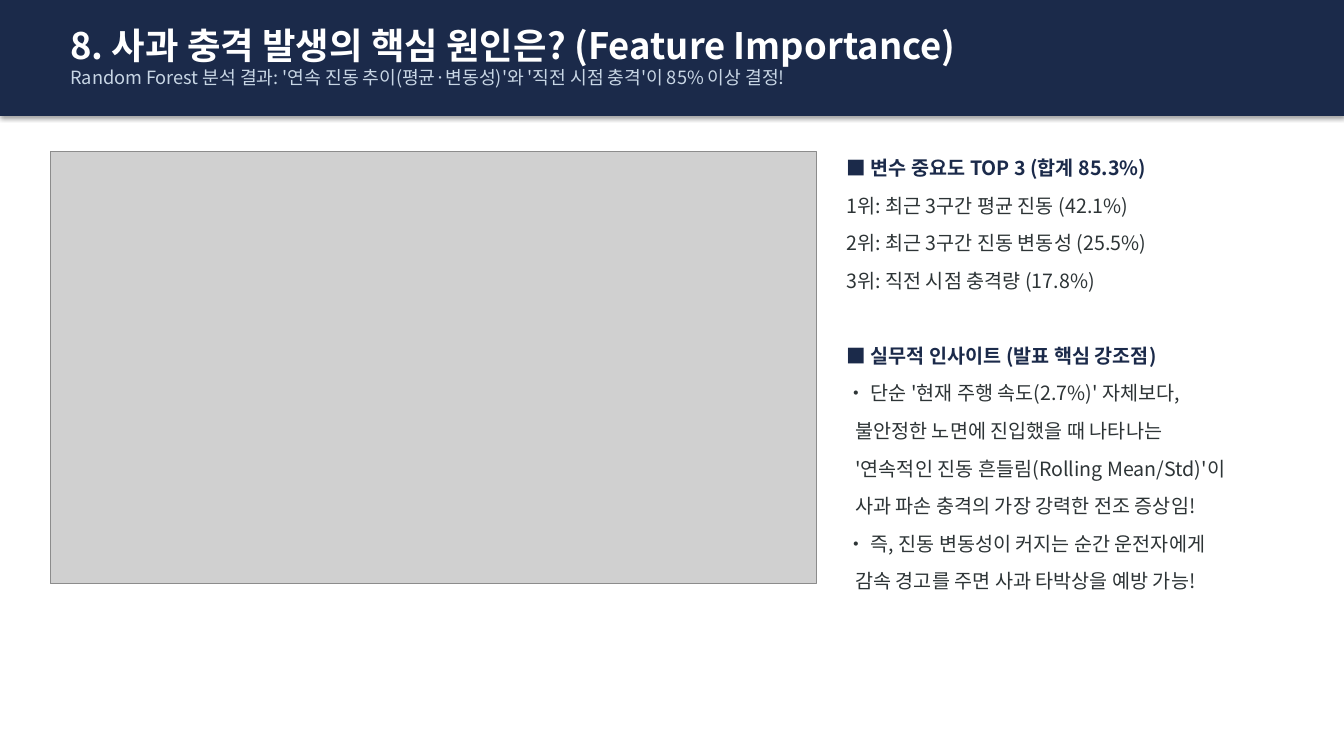
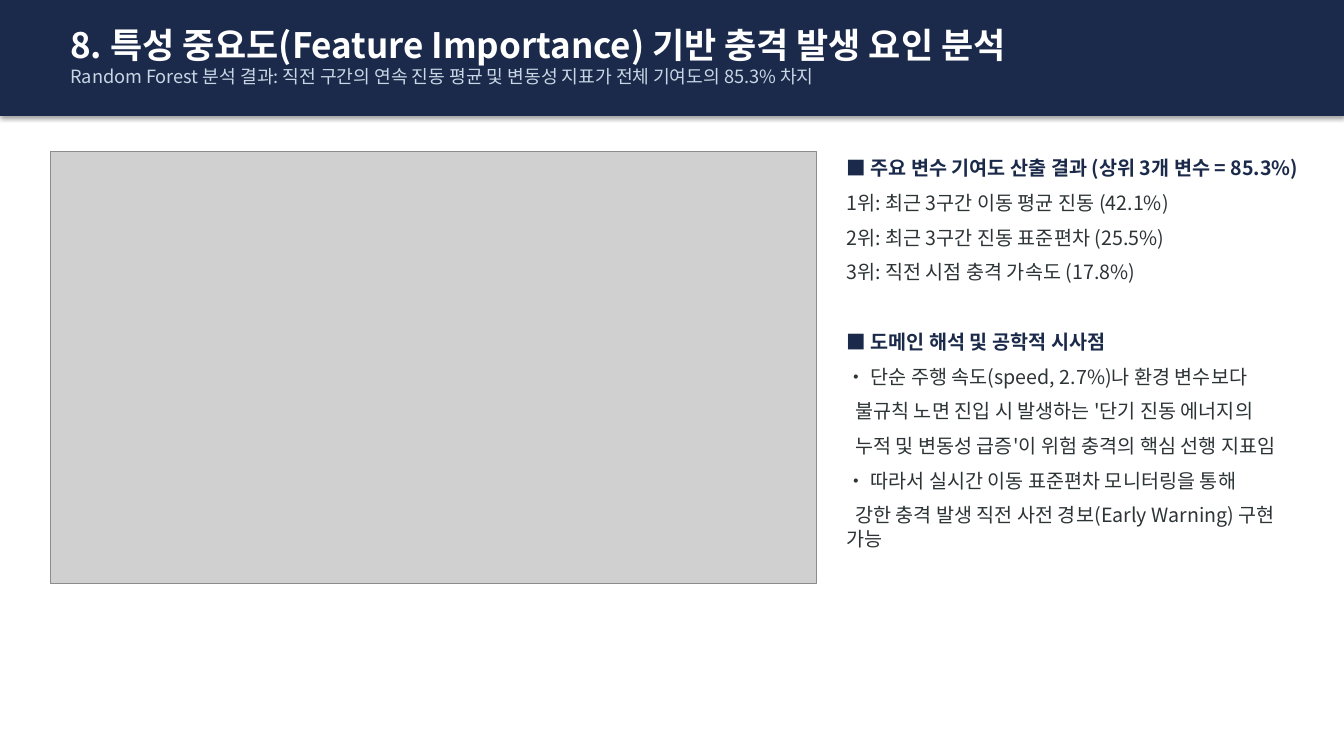
Before and after one commit to sungmin9910/prediction, a slide deck: slide 9 of 사과_운송_이상충격_예측_발표자료.pptx. Drawn at 1344x756 pixels with LibreOffice and Linux fonts; fonts in the diff are those of the drawing; grey boxes stand for pictures. Boxes give left, top, right and bottom in pixels: in the first picture for what was removed or moved away, otherwise in the second. Text is boxed around its words. In the diff, an @@ line names an element or a change of style, - is before the commit and + after.

```diff
--- a/사과_운송_이상충격_예측_발표자료.pptx
+++ b/사과_운송_이상충격_예측_발표자료.pptx
@@ text at [70, 28, 1005, 85]: text changed @@
-8. 사과 충격 발생의 핵심 원인은? (Feature Importance)
-Random Forest 분석 결과: '연속 진동 추이(평균·변동성)'와 '직전 시점 충격'이 85% 이상 결정!
+8. 특성 중요도(Feature Importance) 기반 충격 발생 요인 분석
+Random Forest 분석 결과: 직전 구간의 연속 진동 평균 및 변동성 지표가 전체 기여도의 85.3% 차지
@@ text at [847, 158, 1298, 548]: text changed @@
-■ 변수 중요도 TOP 3 (합계 85.3%)
-1위: 최근 3구간 평균 진동 (42.1%)
-2위: 최근 3구간 진동 변동성 (25.5%)
-3위: 직전 시점 충격량 (17.8%)
-■ 실무적 인사이트 (발표 핵심 강조점)
-• 단순 '현재 주행 속도(2.7%)' 자체보다,
-불안정한 노면에 진입했을 때 나타나는
-'연속적인 진동 흔들림(Rolling Mean/Std)'이
-사과 파손 충격의 가장 강력한 전조 증상임!
-• 즉, 진동 변동성이 커지는 순간 운전자에게
-감속 경고를 주면 사과 타박상을 예방 가능!
+■ 주요 변수 기여도 산출 결과 (상위 3개 변수 = 85.3%)
+1위: 최근 3구간 이동 평균 진동 (42.1%)
+2위: 최근 3구간 진동 표준편차 (25.5%)
+3위: 직전 시점 충격 가속도 (17.8%)
+■ 도메인 해석 및 공학적 시사점
+• 단순 주행 속도(speed, 2.7%)나 환경 변수보다
+불규칙 노면 진입 시 발생하는 '단기 진동 에너지의
+누적 및 변동성 급증'이 위험 충격의 핵심 선행 지표임
+• 따라서 실시간 이동 표준편차 모니터링을 통해
+강한 충격 발생 직전 사전 경보(Early Warning) 구현 가능
```
Also in this commit, not shown: 9 other slides changed, 1 other file.
